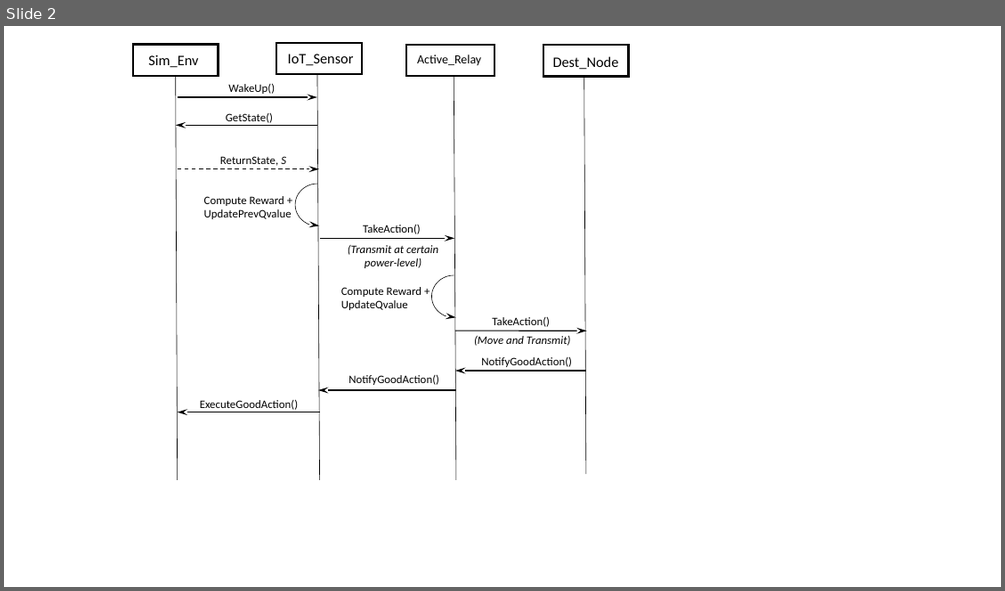
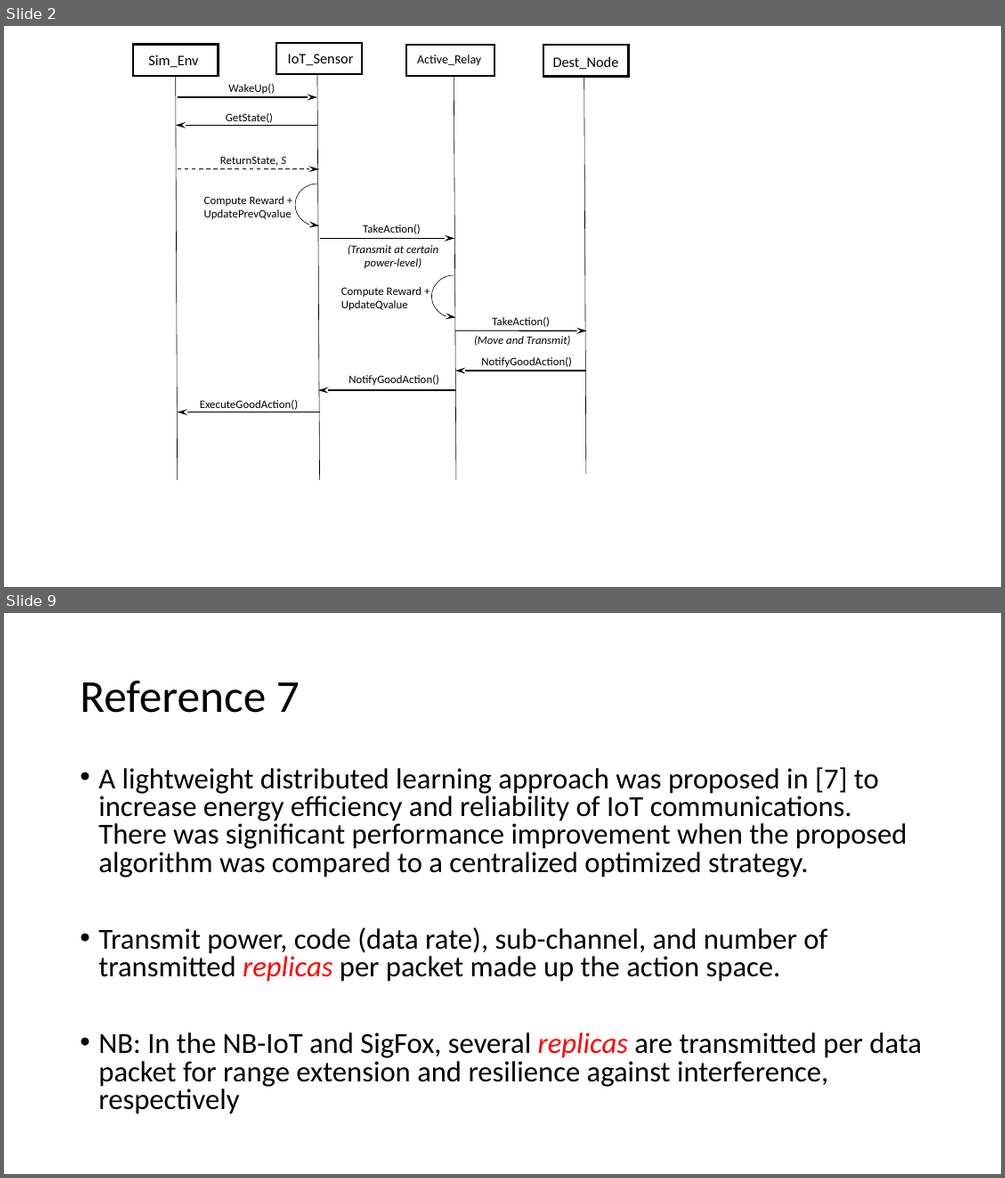
Before and after one commit to tunjiomoniwa/RLwork, a slide deck: UML IoT paper.pptx. Shown one above the other, each under a label of ours: slide 2 before the commit, slides 2 and 9 after it; the slides between them are not shown. The pictures are 1005x591 and 1005x1178 pixels, drawn with LibreOffice and Linux fonts; fonts in the diff are those of the drawing. Boxes give left, top, right and bottom in pixels: in the first picture for what was removed or moved away, otherwise in the second. Text is boxed around its words. In the diff, an @@ line names an element or a change of style, - is before the commit and + after.

```diff
--- a/UML IoT paper.pptx
+++ b/UML IoT paper.pptx
@@ slide 9 added at [4,613,1001,1174], background #FFFFFF @@
@@ title added at [80,680,299,713], 44 pt, text #000000 @@
+Reference 7
@@ text added at [98,767,922,1114], 28 pt, text #000000 @@
+• A lightweight distributed learning approach was proposed in [7] to increase energy efficiency and reliability of IoT communications. There was significant performance improvement when the proposed algorithm was compared to a centralized optimized strategy.
+• Transmit power, code (data rate), sub-channel, and number of transmitted replicas per packet made up the action space.
+• NB: In the NB-IoT and SigFox, several replicas are transmitted per data packet for range extension and resilience against interference, respectively
```
Also in this commit, not shown: 1 slide changed, 10 other slides added, 9 other files.
